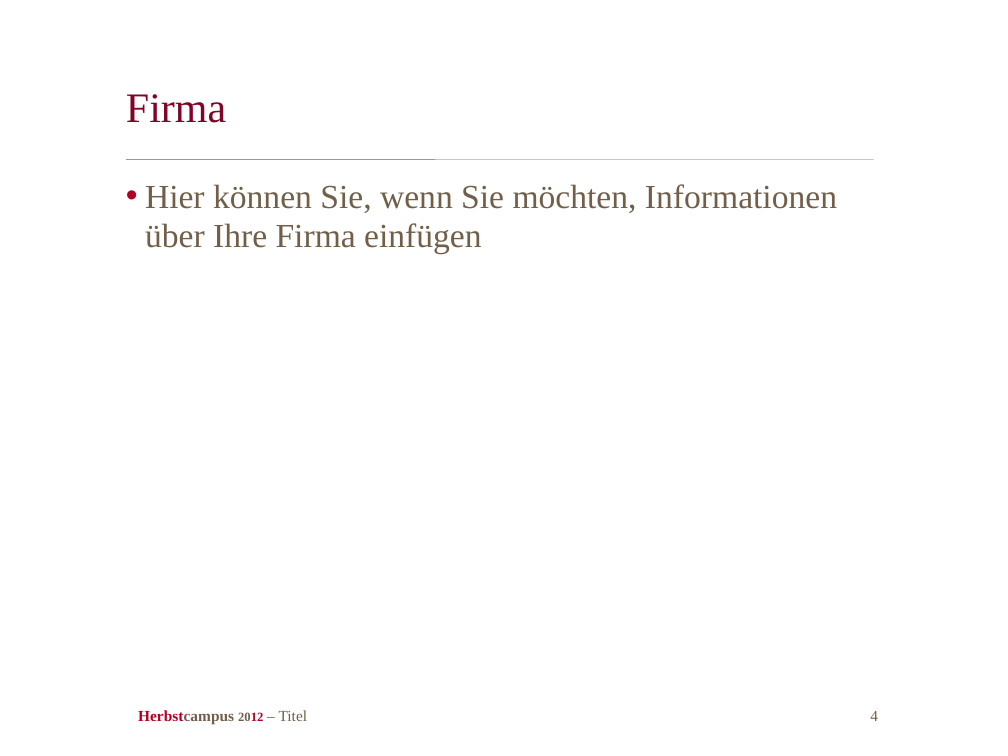
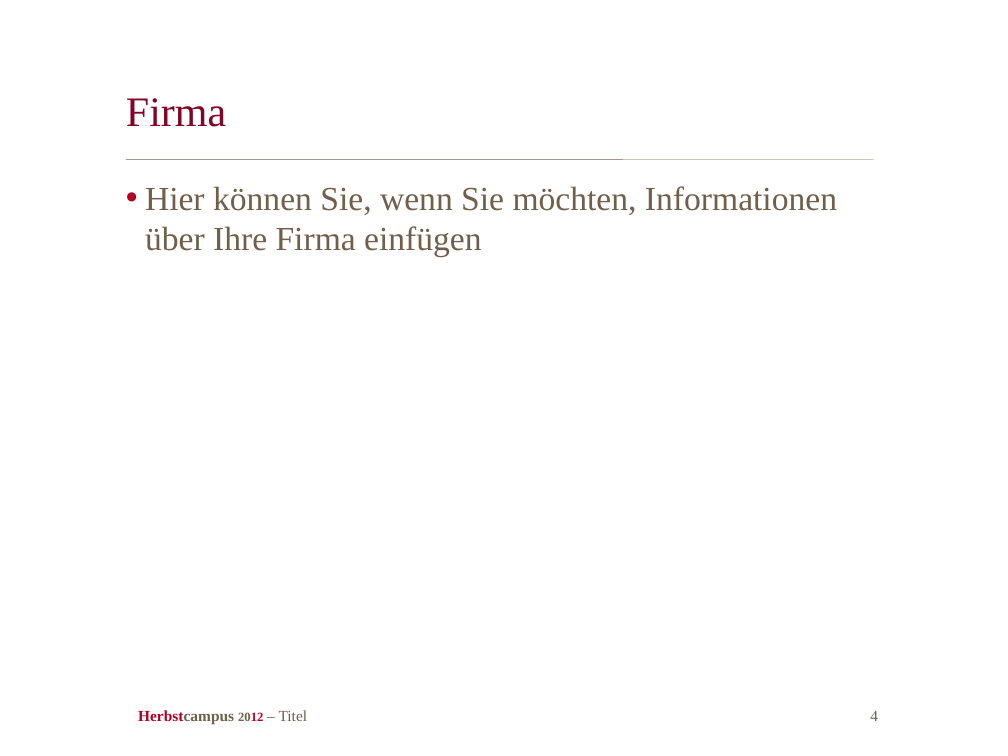
Before and after one commit to schauder/mentoring, a slide deck: slide 4 of hc_folien.odp. Drawn at 1008x756 pixels with LibreOffice and Linux fonts; fonts in the diff are those of the drawing; background and template pictures are left out. Boxes give left, top, right and bottom in pixels: in the first picture for what was removed or moved away, otherwise in the second. Text is boxed around its words. In the diff, an @@ line names an element or a change of style, - is before the commit and + after.

```diff
--- a/hc_folien.odp
+++ b/hc_folien.odp
@@ title "Firma" at <box>126,98,226,127</box>: line spacing 31.5pt to 1 @@
@@ text "Hier können Sie, wenn Sie ..." at <box>145,186,837,256</box>: line spacing 27.8pt to 1 @@
@@ line removed from (126, 159) to (874, 160) @@
@@ freeform shape added at <box>126,159,874,159</box>, outline #715F49 0.26 pt @@
```
Also in this commit, not shown: 3 other slides changed, 1 other file.
